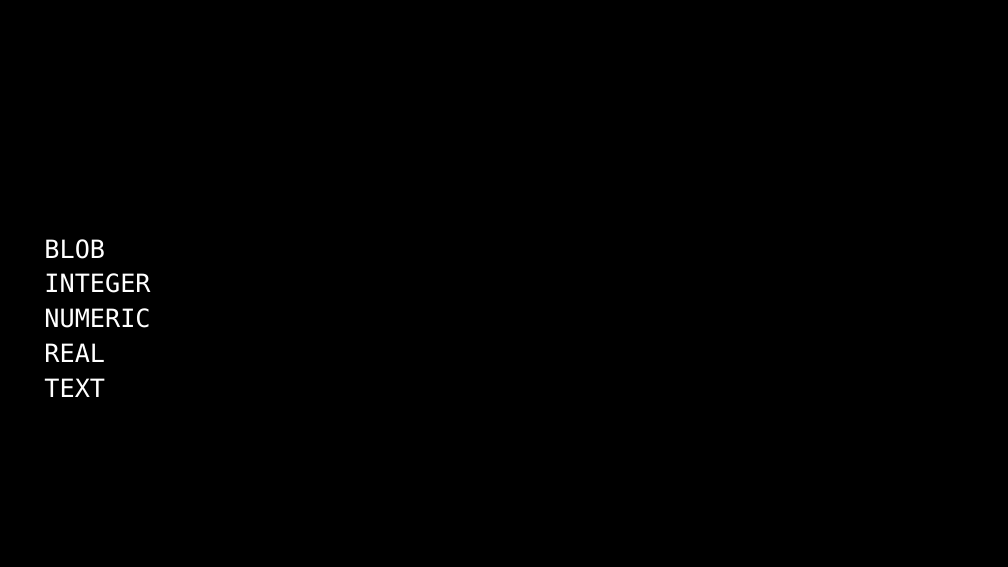
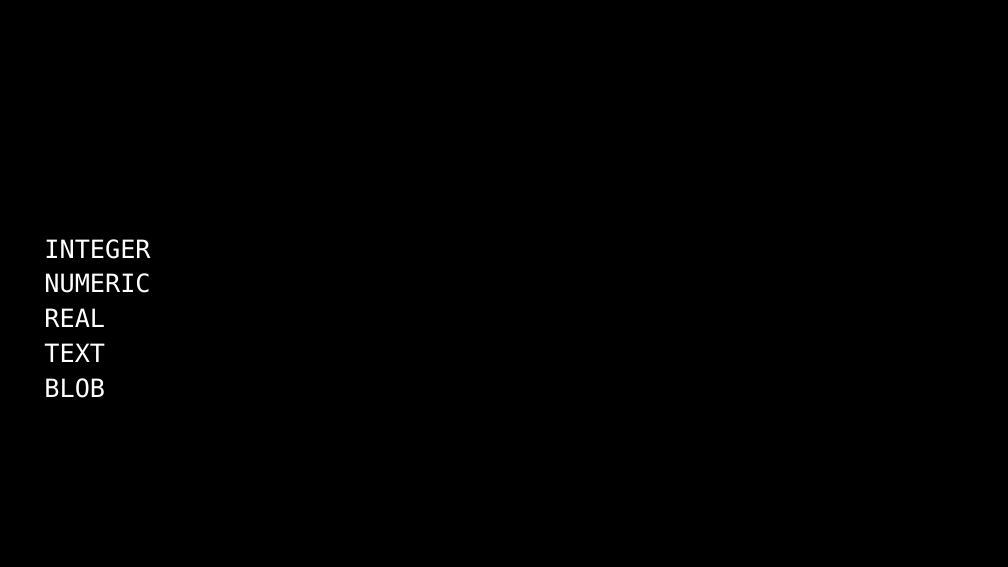
Before and after one commit to SQ4007-2025/website, a slide deck: slide 40 of lectures/slides_8.pptx (slide 39 before the commit). Drawn at 1008x567 pixels with LibreOffice and Linux fonts; fonts in the diff are those of the drawing. Boxes give left, top, right and bottom in pixels: in the first picture for what was removed or moved away, otherwise in the second. Text is boxed around its words. In the diff, an @@ line names an element or a change of style, - is before the commit and + after.

```diff
--- a/lectures/slides_8.pptx
+++ b/lectures/slides_8.pptx
@@ text at <box>44,239,105,259</box>: paragraph removed @@
-BLOB
@@ text at <box>44,378,105,398</box>: paragraph added @@
+BLOB
```
Also in this commit, not shown: 23 other slides changed, 4 slides added, 2 slides removed, 1 other file.
